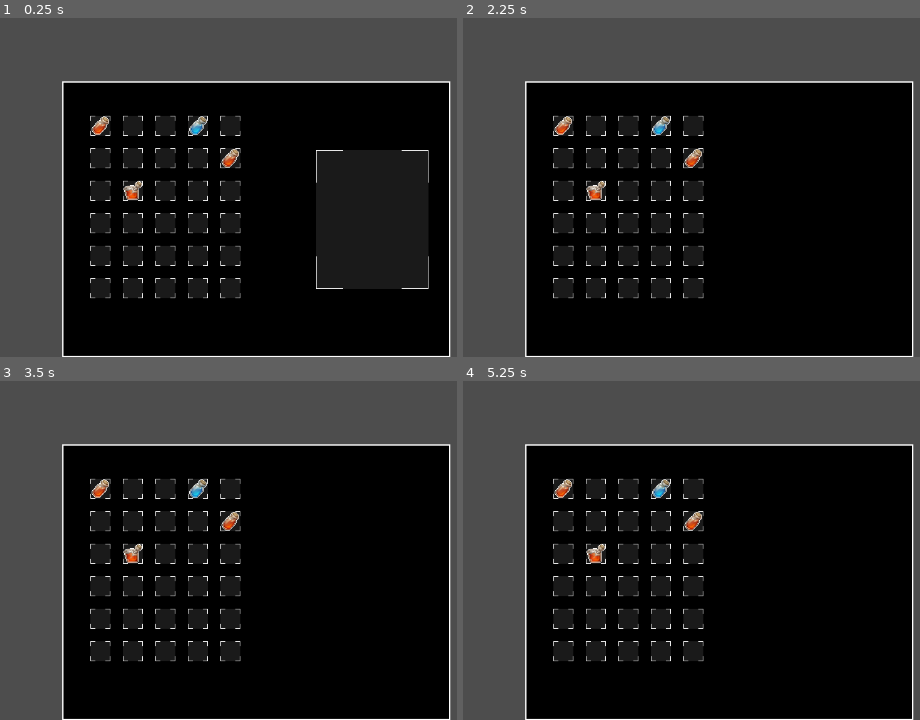
Above: before the commit, frames 1-4 (two rows, left to right).
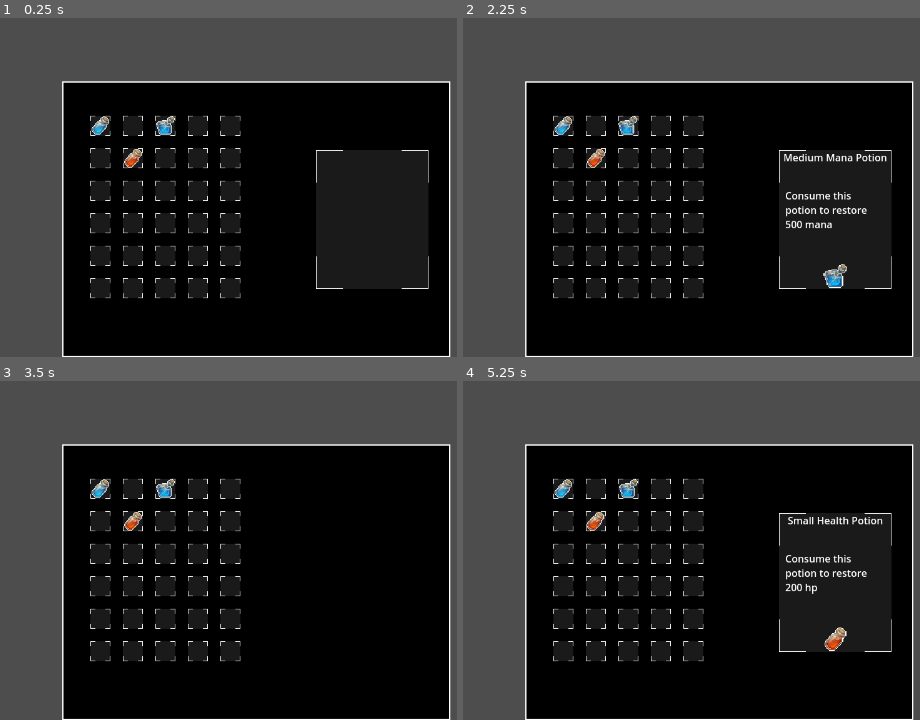
Above: after the commit, the same moments.

Repository: GreyberSojo/DungeonSupplyMaster
Game: Godot game, scene res://scenes/ui.tscn
The game is run twice, just before and just after one commit, with the same random seed, the same clock (stepped at 60 frames per second) and the same inputs. The project has no main scene, so this scene is started directly.
Inputs (mouse positions are in pixels of both pictures, inside the frame that each line leads up to):
- Up to frame 1 (0.25 s): no input
- Up to frame 2 (2.25 s): tap Enter at 0.5 s; drag from (563, 126) to (801, 31) at 0.52 s; drag from (595, 126) to (677, 221) at 1.27 s; tap Space at 2 s; move the mouse to (627, 126) at 2.02 s; click (627, 126) at 2.17 s
- Up to frame 3 (3.5 s): tap Enter at 2.75 s; drag from (196, 489) to (18, 428) at 2.77 s
- Up to frame 4 (5.25 s): drag from (691, 489) to (760, 496) at 3.52 s; tap Space at 4.25 s; drag from (563, 519) to (600, 381) at 4.27 s; tap Enter at 5 s; move the mouse to (595, 519) at 5.02 s; click (595, 519) at 5.17 s

The runs differ from the first frame. In frame 1, 0.8% of the frame differs, in the area x 20-53%, y 28-54%; in frame 2, 11%, in the area x 20-94%, y 28-80%; in frame 3, 0.8%; in frame 4, 11%.

Commit message:
edited some items from inventory

Diff:
--- a/project.godot
+++ b/project.godot
@@ -16,6 +16,8 @@
 
 [autoload]
 
+Order_Manager="*res://scripts/Order_Manager.gd"
+InventoryManager="*res://scripts/Inventory_Manager.gd"
 DragManager="*res://scripts/DragManager.gd"
 
 [display]
--- a/scenes/ui.tscn
+++ b/scenes/ui.tscn
@@ -6,7 +6,7 @@
 [ext_resource type="Resource" uid="uid://58b8au3khd4i" path="res://resources/Items/small_health_potion.tres" id="3_fl4yp"]
 [ext_resource type="Resource" uid="uid://d0uf5rhmecfhn" path="res://resources/Items/small_mana_potion.tres" id="5_bc2vp"]
 [ext_resource type="Texture2D" uid="uid://bwj152ndlx68u" path="res://assets/Slot_Inv.png" id="6_82n6x"]
-[ext_resource type="Resource" uid="uid://b0f8w8up0ehvu" path="res://resources/Items/medium_health_potion.tres" id="6_a0cje"]
+[ext_resource type="Resource" uid="uid://bluhmoth3qkq3" path="res://resources/Items/medium_mana_potion.tres" id="6_t6qa4"]
 
 [node name="UI" type="Control" node_paths=PackedStringArray("description")]
 layout_mode = 3
@@ -52,27 +52,28 @@
 
 [node name="Slot" parent="Inventory/GridContainer" instance=ExtResource("2_neqqx")]
 layout_mode = 2
+item = ExtResource("5_bc2vp")
+
+[node name="Slot2" parent="Inventory/GridContainer" instance=ExtResource("2_neqqx")]
+layout_mode = 2
+
+[node name="Slot3" parent="Inventory/GridContainer" instance=ExtResource("2_neqqx")]
+layout_mode = 2
+item = ExtResource("6_t6qa4")
+
+[node name="Slot4" parent="Inventory/GridContainer" instance=ExtResource("2_neqqx")]
+layout_mode = 2
+
+[node name="Slot5" parent="Inventory/GridContainer" instance=ExtResource("2_neqqx")]
+layout_mode = 2
+
+[node name="Slot6" parent="Inventory/GridContainer" instance=ExtResource("2_neqqx")]
+layout_mode = 2
+
+[node name="Slot7" parent="Inventory/GridContainer" instance=ExtResource("2_neqqx")]
+layout_mode = 2
 item = ExtResource("3_fl4yp")
 
-[node name="Slot2" parent="Inventory/GridContainer" instance=ExtResource("2_neqqx")]
-layout_mode = 2
-
-[node name="Slot3" parent="Inventory/GridContainer" instance=ExtResource("2_neqqx")]
-layout_mode = 2
-
-[node name="Slot4" parent="Inventory/GridContainer" instance=ExtResource("2_neqqx")]
-layout_mode = 2
-item = ExtResource("5_bc2vp")
-
-[node name="Slot5" parent="Inventory/GridContainer" instance=ExtResource("2_neqqx")]
-layout_mode = 2
-
-[node name="Slot6" parent="Inventory/GridContainer" instance=ExtResource("2_neqqx")]
-layout_mode = 2
-
-[node name="Slot7" parent="Inventory/GridContainer" instance=ExtResource("2_neqqx")]
-layout_mode = 2
-
 [node name="Slot8" parent="Inventory/GridContainer" instance=ExtResource("2_neqqx")]
 layout_mode = 2
 
@@ -81,14 +82,12 @@
 
 [node name="Slot10" parent="Inventory/GridContainer" instance=ExtResource("2_neqqx")]
 layout_mode = 2
-item = ExtResource("3_fl4yp")
 
 [node name="Slot11" parent="Inventory/GridContainer" instance=ExtResource("2_neqqx")]
 layout_mode = 2
 
 [node name="Slot12" parent="Inventory/GridContainer" instance=ExtResource("2_neqqx")]
 layout_mode = 2
-item = ExtResource("6_a0cje")
 
 [node name="Slot13" parent="Inventory/GridContainer" instance=ExtResource("2_neqqx")]
 layout_mode = 2
--- a/scripts/slot_inv.gd
+++ b/scripts/slot_inv.gd
@@ -1,6 +1,4 @@
 extends PanelContainer
-
-@export var InventoryUI : NinePatchRect
 
 @export var item: Item:
 	set(value):
